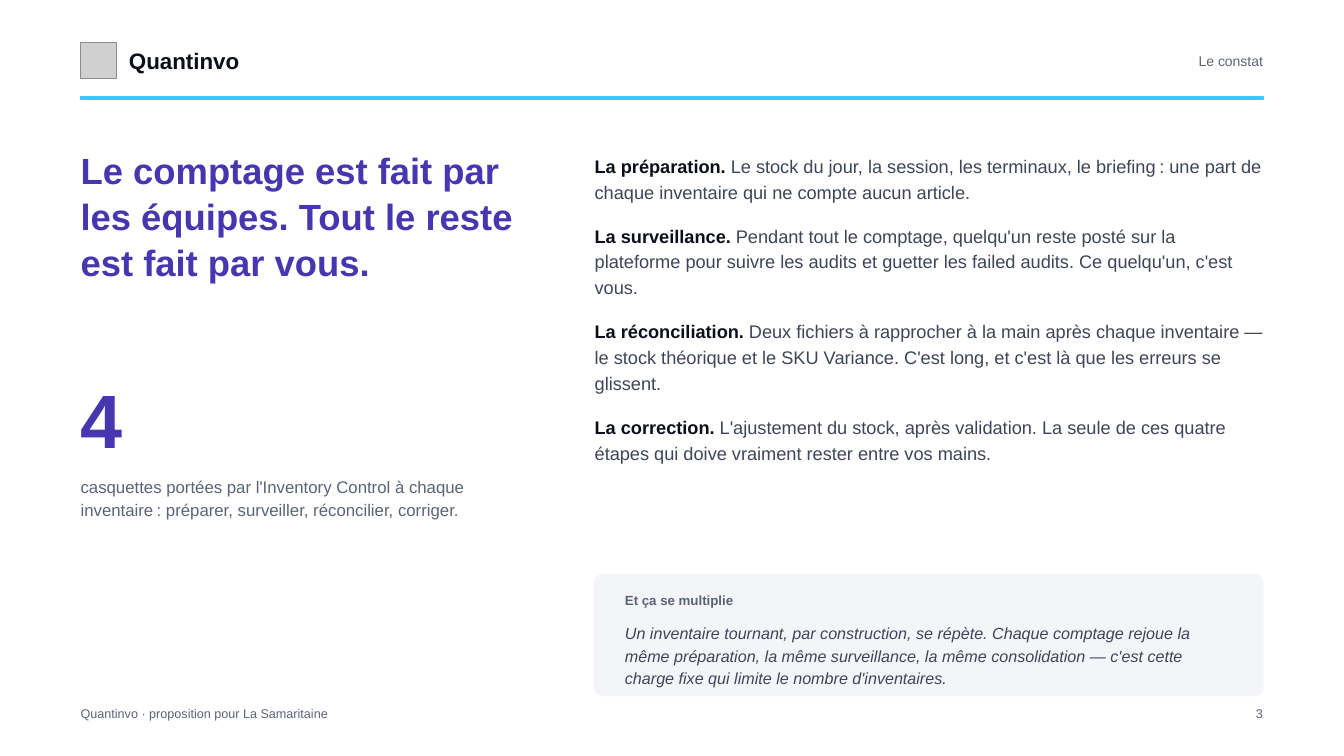
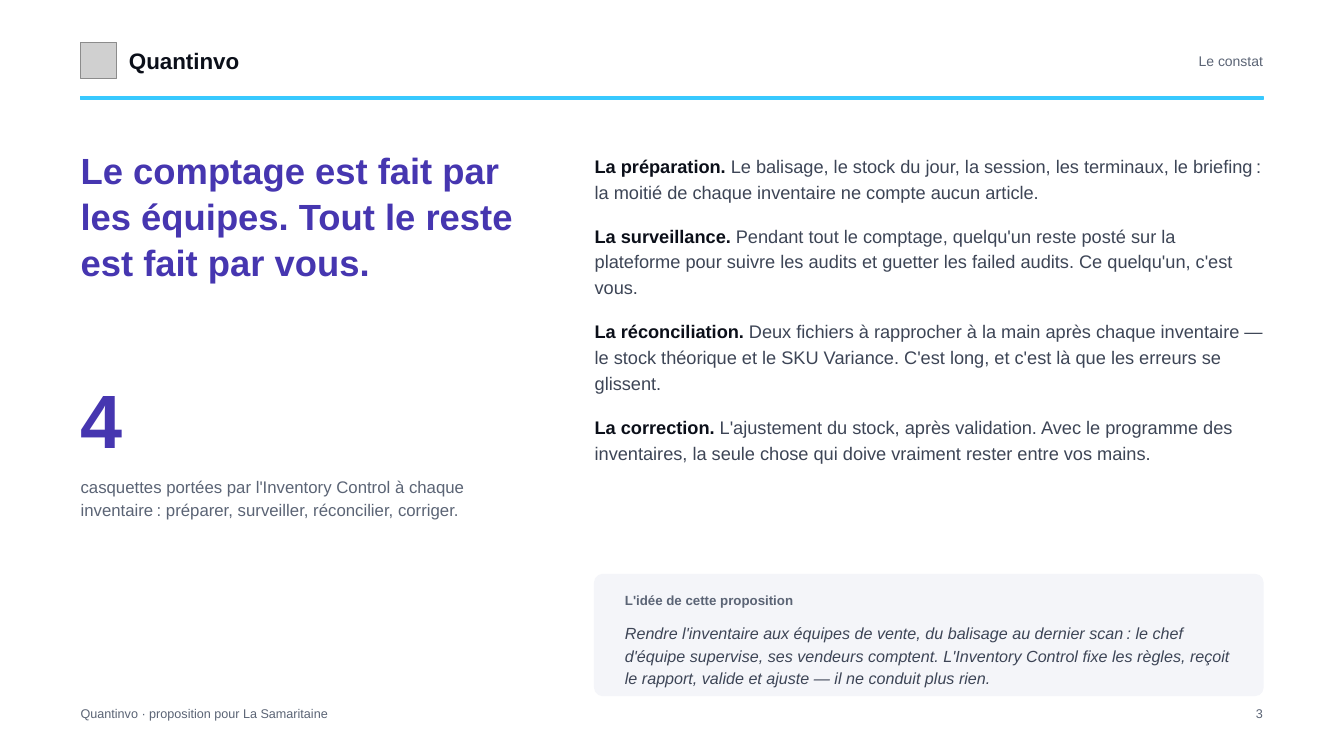
Before and after one commit to devkaylab/Inventaire, a slide deck: slide 3 of docs/entreprise/deck/Quantinvo-Samaritaine.pptx. Drawn at 1344x756 pixels with LibreOffice and Linux fonts; fonts in the diff are those of the drawing; grey boxes stand for pictures. Boxes give left, top, right and bottom in pixels: in the first picture for what was removed or moved away, otherwise in the second. Text is boxed around its words. In the diff, an @@ line names an element or a change of style, - is before the commit and + after.

```diff
--- a/docs/entreprise/deck/Quantinvo-Samaritaine.pptx
+++ b/docs/entreprise/deck/Quantinvo-Samaritaine.pptx
@@ text at [595, 159, 1253, 203]: text changed @@
-La préparation. Le stock du jour, la session, les terminaux, le briefing : une part de chaque inventaire qui ne compte aucun article.
+La préparation. Le balisage, le stock du jour, la session, les terminaux, le briefing : la moitié de chaque inventaire ne compte aucun article.
@@ text at [595, 420, 1232, 464]: text changed @@
-La correction. L'ajustement du stock, après validation. La seule de ces quatre étapes qui doive vraiment rester entre vos mains.
+La correction. L'ajustement du stock, après validation. Avec le programme des inventaires, la seule chose qui doive vraiment rester entre vos mains.
@@ text at [625, 595, 793, 608]: text changed @@
-Et ça se multiplie
+L'idée de cette proposition
@@ text at [625, 627, 1229, 688]: text changed @@
-Un inventaire tournant, par construction, se répète. Chaque comptage rejoue la même préparation, la même surveillance, la même consolidation — c'est cette charge fixe qui limite le nombre d'inventaires.
+Rendre l'inventaire aux équipes de vente, du balisage au dernier scan : le chef d'équipe supervise, ses vendeurs comptent. L'Inventory Control fixe les règles, reçoit le rapport, valide et ajuste — il ne conduit plus rien.
```
Also in this commit, not shown: 13 other slides changed, 1 slide added, 3 other files.
